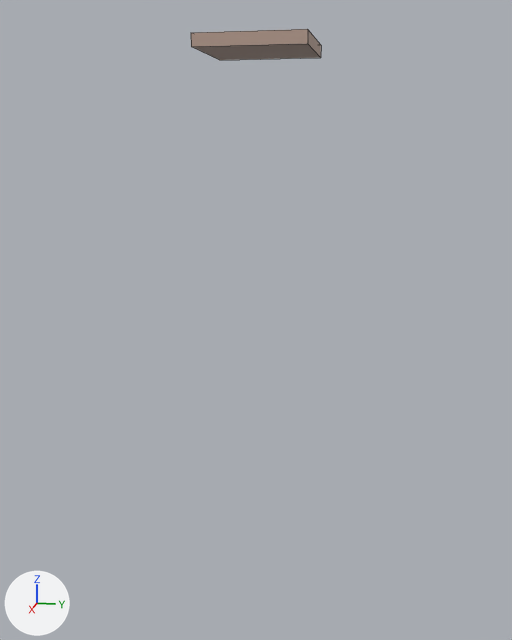
One commit to the FBX model Assets/Modelos/Plataform_M.fbx: the scene before it, then after it.
The view is the same before and after, from a 50 mm camera at (81.5, 15.9, -10.6) aimed at (-0.3, -0.5, -31.1). Lighting does not change. The marker at lower left points along +X, +Y and +Z. Mesh edges are drawn as thin lines.

In view in the first picture: 'Cubo'.
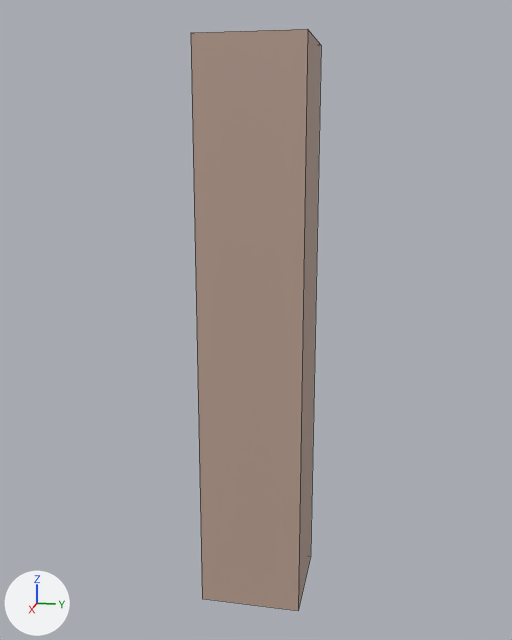
Boxes (x1, y1, x2, y2) around the edits, measured in the pictures (512 x 640 px):
'Cubo', reshaped (1722% taller): before (191, 29, 321, 60); after (191, 29, 321, 611)

The change in detail:
me_cubo_001 has 13 vertices, 8 faces and spans x -1.0..1.0, y -1.0..1.0, z -1.0..1.0.
me_cubo_001 is used by ob_cubo; location (0.0, 0.0, 0.0); rotation (0.0, 0.0, 3.142), in degrees (0, 0, 180); scale (-6.07, -6.07, -0.679).
Before the commit, vertices of me_cubo_001: 1 (-1.0, -1.0, 1.0) at pixel (219, 60), 3 (-1.0, 1.0, 1.0) at pixel (320, 57), 5 (1.0, -1.0, 1.0) at pixel (191, 46), 7 (1.0, 1.0, 1.0) at pixel (307, 43).
Part 1, on me_cubo_001:
Vertices 1, 3, 5, 7 of me_cubo_001 move by (0.0, 0.0, 95.93).
